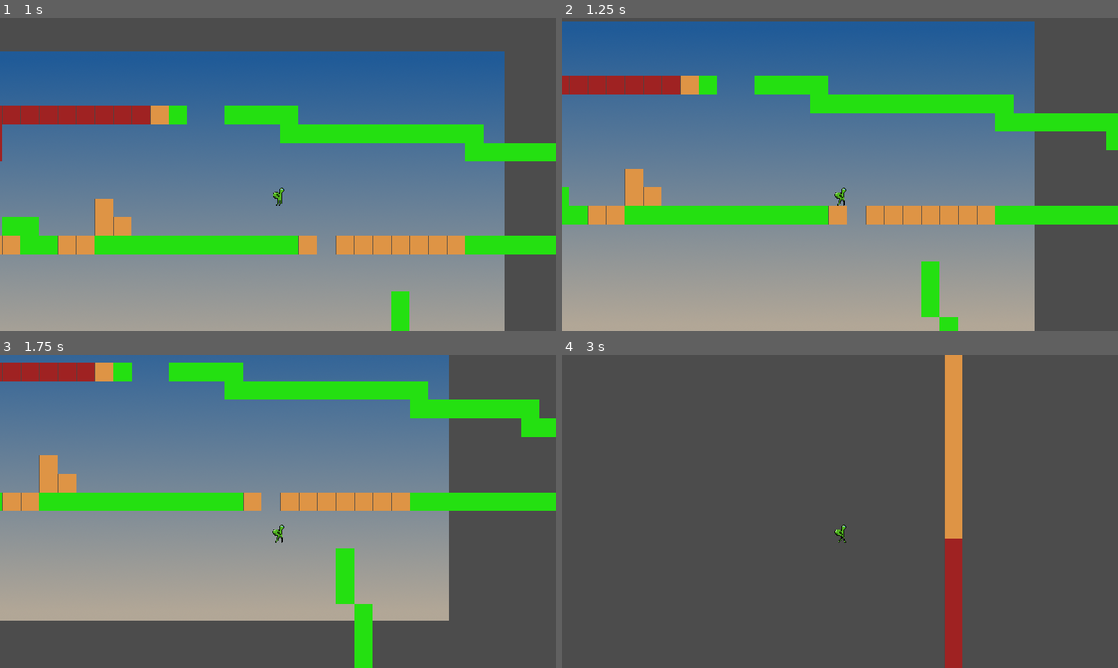
Above: before the commit, frames 1-4 (two rows, left to right).
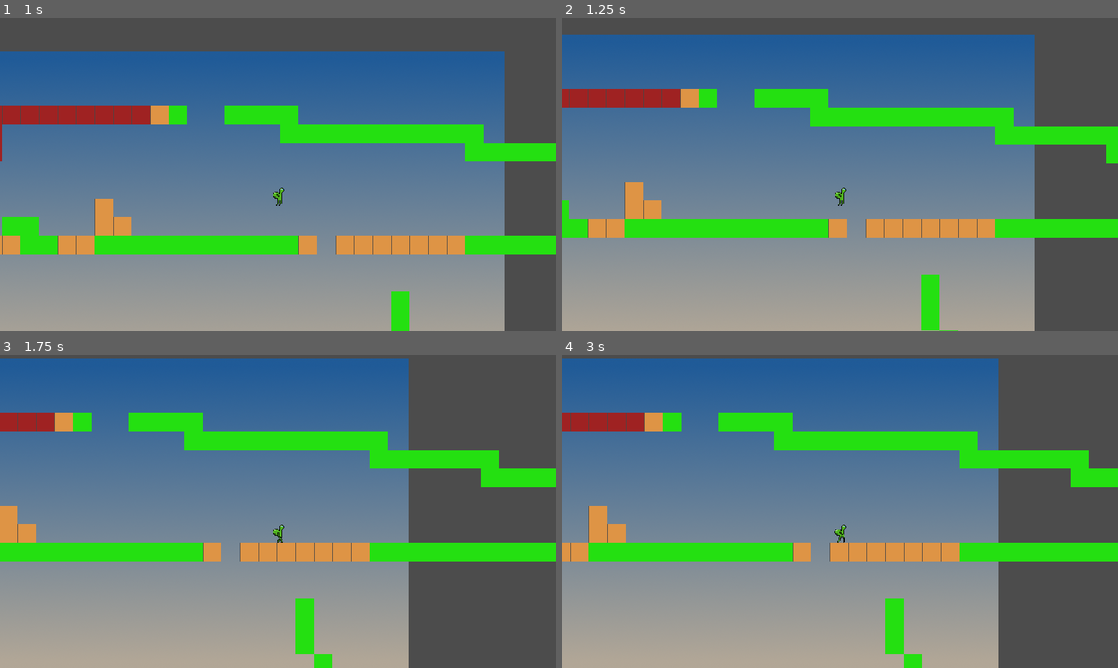
Above: after the commit, the same moments.

Repository: llister15/SCDM
Game: Godot game, scene res://Scenes/Levels/Test Movement World.tscn
The game is run twice, just before and just after one commit, with the same random seed, the same clock (stepped at 60 frames per second) and the same inputs.
Inputs:
- Up to frame 1 (1 s): tap Enter at 0.5 s; hold Right (ui_right) from 0.53 s (still down); hold Space (jump) from 0.53 s (still down)
- Up to frame 2 (1.25 s): keep holding Right (ui_right); keep holding Space (jump)
- Up to frame 3 (1.75 s): keep holding Right (ui_right); release Space (jump) at 1.28 s; tap Space (jump) at 1.35, 1.52 s
- Up to frame 4 (3 s): tap Space (jump) at 1.82, 2.85 s; release Right (ui_right) at 2.03 s; hold Left (ui_left) 2.03-2.78 s; hold Space (jump) 2.03-2.78 s; hold Right (ui_right) from 2.78 s (still down)

Frame 1 is identical in both runs. In frame 2, 20% of the frame differs, in the area x 0-100%, y 1-100%; in frame 3, 76%; in frame 4, 80%, in the area x 0-100%, y 0-100%.

Commit message:
Updating once again
3/12/2020 fixing player animation

Diff:
--- a/Scenes/Assets/player.tscn
+++ b/Scenes/Assets/player.tscn
@@ -1,36 +1,36 @@
 [gd_scene load_steps=17 format=2]
 
 [ext_resource path="res://Scripts/player.gd" type="Script" id=1]
-[ext_resource path="res://Sprites/Jumping/jump 00.png" type="Texture" id=2]
-[ext_resource path="res://Sprites/Jumping/jump 01.png" type="Texture" id=3]
-[ext_resource path="res://Sprites/Jumping/jump 02.png" type="Texture" id=4]
-[ext_resource path="res://Sprites/Run/run 00.png" type="Texture" id=5]
-[ext_resource path="res://Sprites/Run/run 01.png" type="Texture" id=6]
-[ext_resource path="res://Sprites/Run/run 02.png" type="Texture" id=7]
-[ext_resource path="res://Sprites/Run/run 03.png" type="Texture" id=8]
-[ext_resource path="res://Sprites/idle/Idle 00.png" type="Texture" id=9]
-[ext_resource path="res://Sprites/idle/Idle 01.png" type="Texture" id=10]
-[ext_resource path="res://Sprites/idle/Idle 02.png" type="Texture" id=11]
-[ext_resource path="res://Sprites/idle/Idle 03.png" type="Texture" id=12]
-[ext_resource path="res://Sprites/idle/Idle 04.png" type="Texture" id=13]
+[ext_resource path="res://Sprites/Run/run 00.png" type="Texture" id=2]
+[ext_resource path="res://Sprites/Run/run 01.png" type="Texture" id=3]
+[ext_resource path="res://Sprites/Run/run 02.png" type="Texture" id=4]
+[ext_resource path="res://Sprites/Run/run 03.png" type="Texture" id=5]
+[ext_resource path="res://Sprites/idle/Idle 00.png" type="Texture" id=6]
+[ext_resource path="res://Sprites/idle/Idle 01.png" type="Texture" id=7]
+[ext_resource path="res://Sprites/idle/Idle 02.png" type="Texture" id=8]
+[ext_resource path="res://Sprites/idle/Idle 03.png" type="Texture" id=9]
+[ext_resource path="res://Sprites/idle/Idle 04.png" type="Texture" id=10]
+[ext_resource path="res://Sprites/Jumping/jump 00.png" type="Texture" id=11]
+[ext_resource path="res://Sprites/Jumping/jump 01.png" type="Texture" id=12]
+[ext_resource path="res://Sprites/Jumping/jump 02.png" type="Texture" id=13]
 [ext_resource path="res://Sounds/jumpsound.ogg" type="AudioStream" id=14]
 
 [sub_resource type="SpriteFrames" id=1]
 animations = [ {
-"frames": [ ExtResource( 2 ), ExtResource( 3 ), ExtResource( 4 ) ],
-"loop": true,
-"name": "Jump",
-"speed": 5.0
-}, {
-"frames": [ ExtResource( 5 ), ExtResource( 6 ), ExtResource( 7 ), ExtResource( 8 ) ],
+"frames": [ ExtResource( 2 ), ExtResource( 3 ), ExtResource( 4 ), ExtResource( 5 ) ],
 "loop": true,
 "name": "Run",
 "speed": 8.0
 }, {
-"frames": [ ExtResource( 9 ), ExtResource( 10 ), ExtResource( 11 ), ExtResource( 12 ), ExtResource( 13 ) ],
+"frames": [ ExtResource( 6 ), ExtResource( 7 ), ExtResource( 8 ), ExtResource( 9 ), ExtResource( 10 ) ],
 "loop": true,
 "name": "Idle",
 "speed": 6.0
+}, {
+"frames": [ ExtResource( 11 ), ExtResource( 12 ), ExtResource( 13 ) ],
+"loop": true,
+"name": "Jump",
+"speed": 5.0
 } ]
 
 [sub_resource type="RectangleShape2D" id=2]
@@ -56,3 +56,4 @@
 
 [node name="JumpSound" type="AudioStreamPlayer2D" parent="."]
 stream = ExtResource( 14 )
+[connection signal="animation_finished" from="AnimatedSprite" to="." method="_on_AnimatedSprite_animation_finished"]
--- a/Scripts/player.gd
+++ b/Scripts/player.gd
@@ -20,7 +20,7 @@
 	# Creating varibles for user Input
 	var left = Input.is_action_pressed("ui_left")
 	var right = Input.is_action_pressed("ui_right")
-	var jump = Input.is_action_just_pressed("jump")
+	var jump = Input.is_action_pressed("jump")
 	var cancel_jump = Input.is_action_just_released("jump")
 	# if statements to Apply Input into movement
 	if left and !right:
@@ -40,7 +40,7 @@
 			velo.x = max_speed
 		else:
 			velo.x += move_speed
-	elif !left and !right:
+	elif !left and !right and !jump:
 		velo.x = lerp(velo.x, 0, 0.2)
 		$AnimatedSprite.play("Idle")
 	# Applying gravity on player
@@ -57,6 +57,6 @@
 			velo.y += jump_force / 4
 	if !jump and is_on_floor():
 		is_jumping = false
-	if is_jumping == true:
+	if jump:
 		$AnimatedSprite.play("Jump")
 	print(is_jumping)
